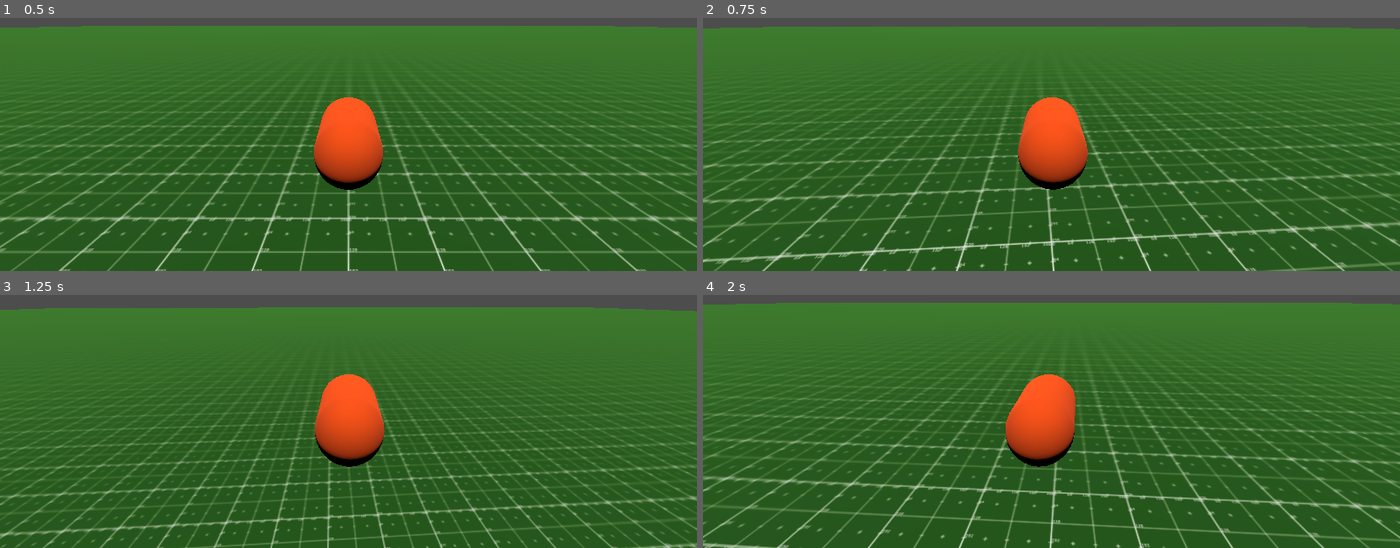
Above: before the commit, frames 1-4 (two rows, left to right).
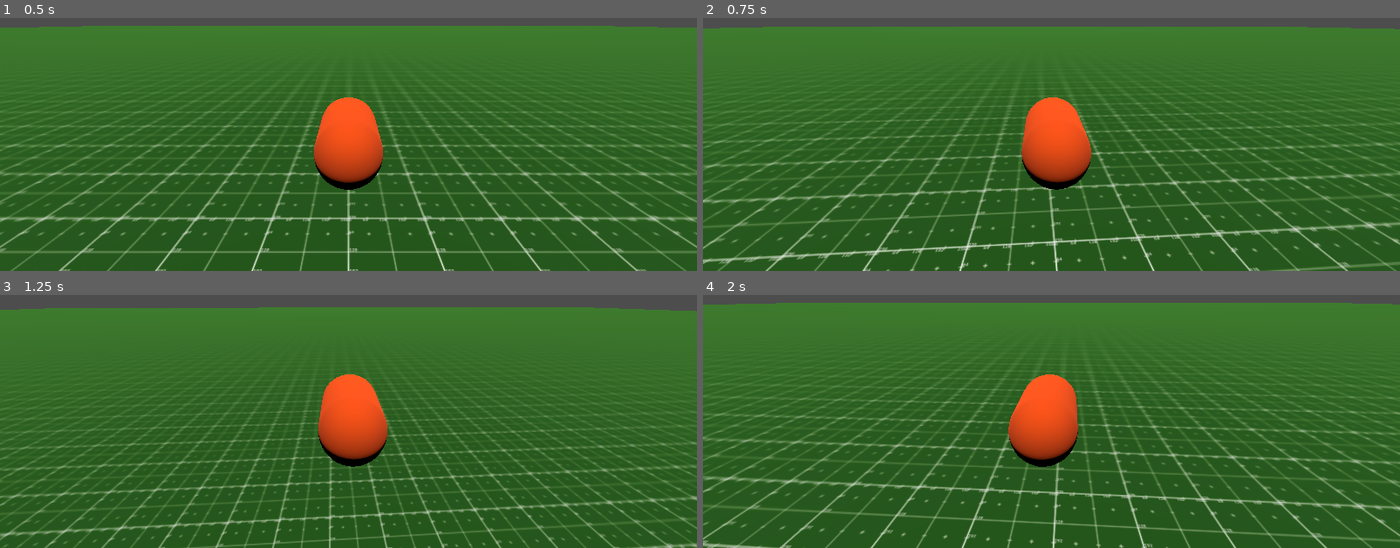
Above: after the commit, the same moments.

Repository: programerski-klub-fmf/cats-game
Game: Godot game, scene res://level/level.tscn
Same seed, same stepped clock (60 frames per second), same inputs: the game is played once before the commit and once after it.
Inputs (mouse positions are in pixels of both pictures, inside the frame that each line leads up to):
- Up to frame 1 (0.5 s): no input
- Up to frame 2 (0.75 s): tap Enter at 0.5 s; move the mouse to (1086, 73) at 0.52 s; hold W (forwards) from 0.53 s (still down); hold Shift (run) from 0.53 s (still down)
- Up to frame 3 (1.25 s): keep holding W (forwards); keep holding Shift (run); tap Space (jump) at 0.77 s
- Up to frame 4 (2 s): keep holding W (forwards); move the mouse to (1016, 353) at 1.27 s; release Shift (run) at 1.28 s; tap Shift (run) at 1.35 s; tap Space (jump) at 1.52 s

Frame 1 is identical in both runs. In frame 2, 6.7% of the frame differs, in the area x 0-100%, y 31-100%; in frame 3, 4.0%; in frame 4, 6.1%.

Commit message:
Obračanje mačke je zdaj odvisno od njene brzine.

Diff:
--- a/player/states/on_ground/on_ground.gd
+++ b/player/states/on_ground/on_ground.gd
@@ -18,7 +18,8 @@
 		Vector3(input_dir.x, 0, input_dir.y)
 	).normalized()
 	var target = player.transform.basis * player.yaw_pivot.basis
-	var rotation_amount = player.rotation_speed * _delta
+	var velocity_modifier = player.velocity.length() / speed
+	var rotation_amount = player.rotation_speed * _delta * velocity_modifier
 	player.transform.basis = player.transform.basis.slerp(
 		target,
 		rotation_amount
